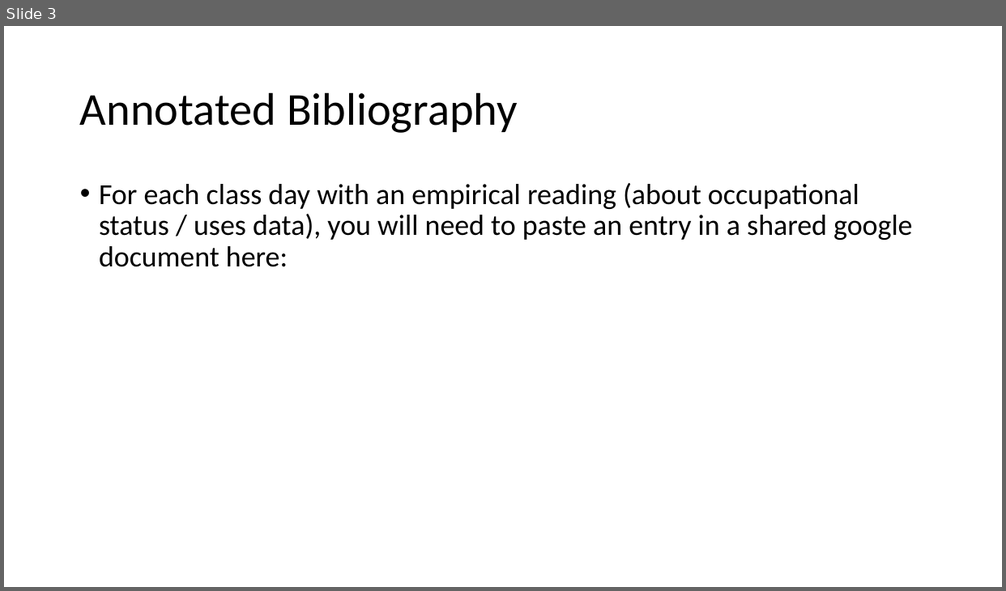
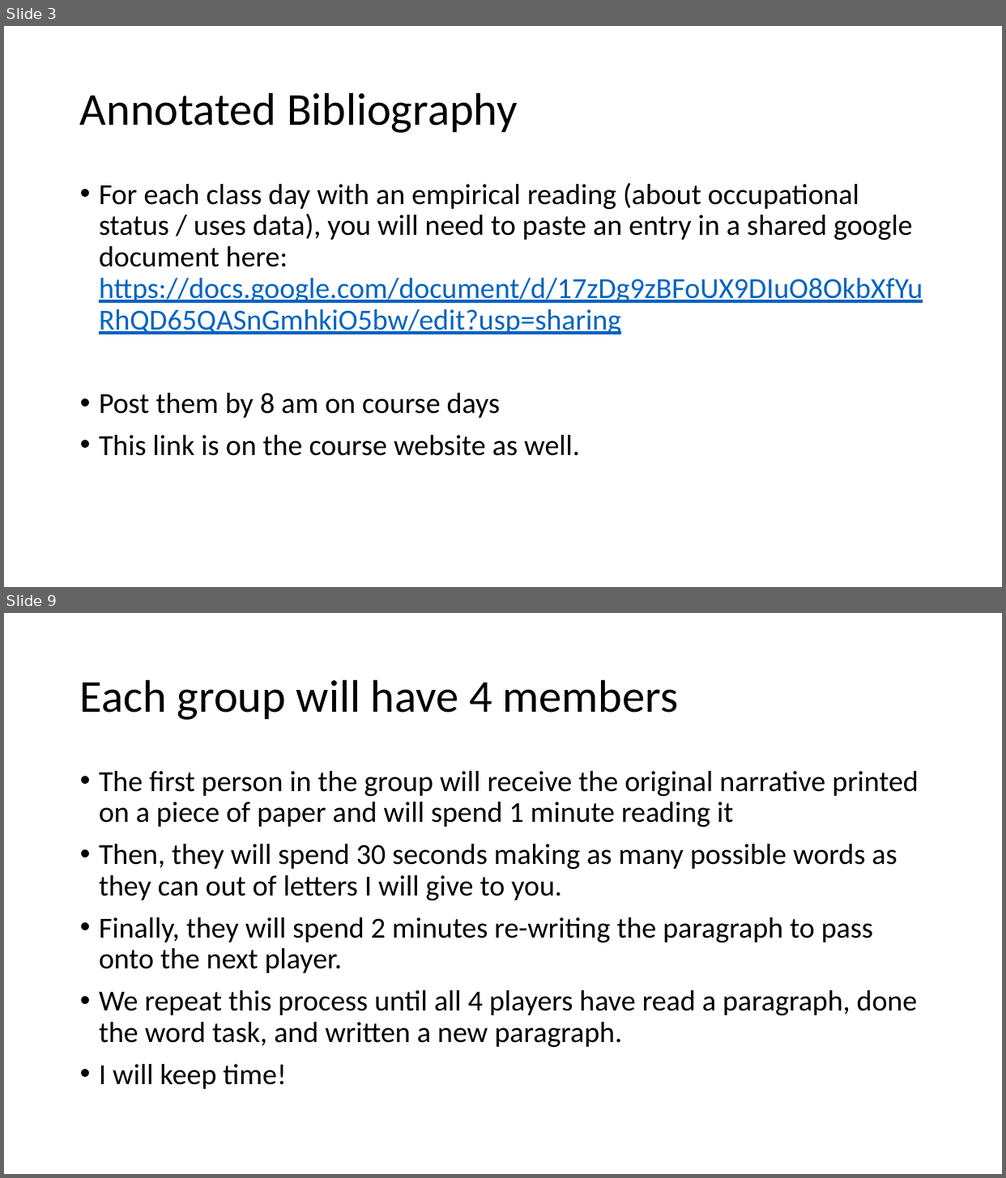
Before and after one commit to ekmaloney/soc490s, a slide deck: slides/feb17.pptx. Shown one above the other, each under a label of ours: slide 3 before the commit, slides 3 and 9 after it; the slides between them are not shown. The pictures are 1006x591 and 1006x1178 pixels, drawn with LibreOffice and Linux fonts; fonts in the diff are those of the drawing. Boxes give left, top, right and bottom in pixels: in the first picture for what was removed or moved away, otherwise in the second. Text is boxed around its words. In the diff, an @@ line names an element or a change of style, - is before the commit and + after.

```diff
--- a/slides/feb17.pptx
+++ b/slides/feb17.pptx
@@ slide 9 added at (x1=4, y1=613, x2=1002, y2=1174), background #FFFFFF @@
@@ title added at (x1=80, y1=679, x2=679, y2=720), 44 pt, text #000000 @@
+Each group will have 4 members
@@ text added at (x1=99, y1=771, x2=918, y2=1089), 28 pt, text #000000 @@
+• The first person in the group will receive the original narrative printed on a piece of paper and will spend 1 minute reading it
+• Then, they will spend 30 seconds making as many possible words as they can out of letters I will give to you.
+• Finally, they will spend 2 minutes re-writing the paragraph to pass onto the next player.
+• We repeat this process until all 4 players have read a paragraph, done the word task, and written a new paragraph.
+• I will keep time!
@@ slide 3 changed as well @@
@@ text at (x1=99, y1=183, x2=923, y2=456): text changed @@
-• For each class day with an empirical reading (about occupational status / uses data), you will need to paste an entry in a shared google document here:
+• For each class day with an empirical reading (about occupational status / uses data), you will need to paste an entry in a shared google document here: https://docs.google.com/document/d/17zDg9zBFoUX9DIuO8OkbXfYuRhQD65QASnGmhkiO5bw/edit?usp=sharing
+• Post them by 8 am on course days
+• This link is on the course website as well.
```
Also in this commit, not shown: 2 other slides changed, 22 other slides added, 17 other files.
